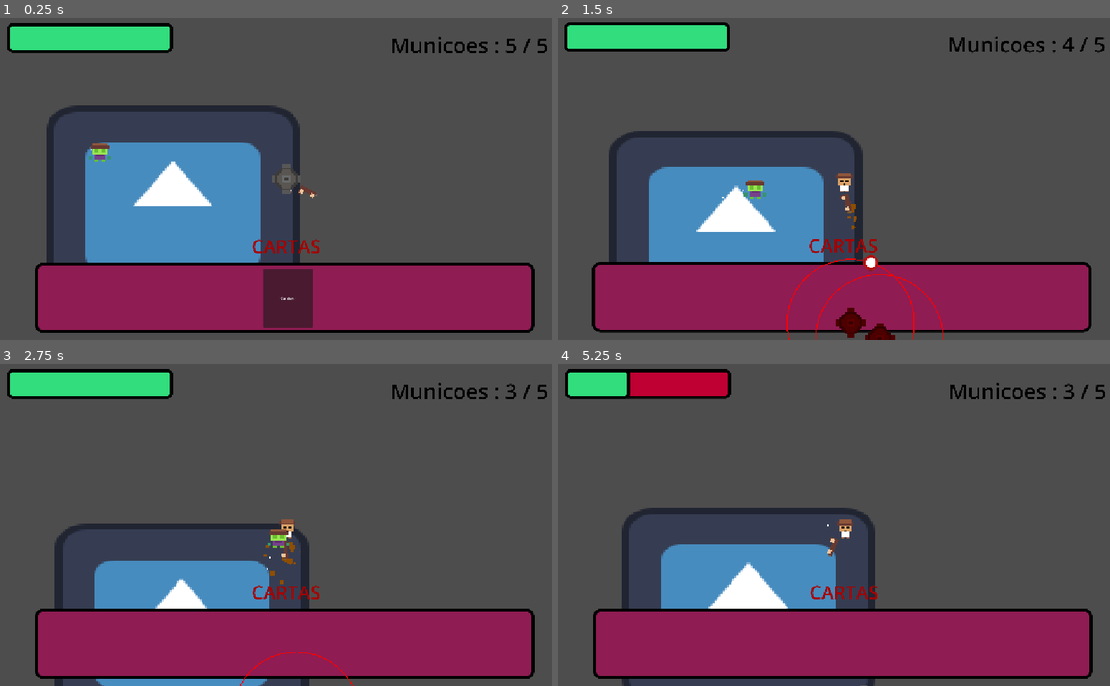
Above: before the commit, frames 1-4 (two rows, left to right).
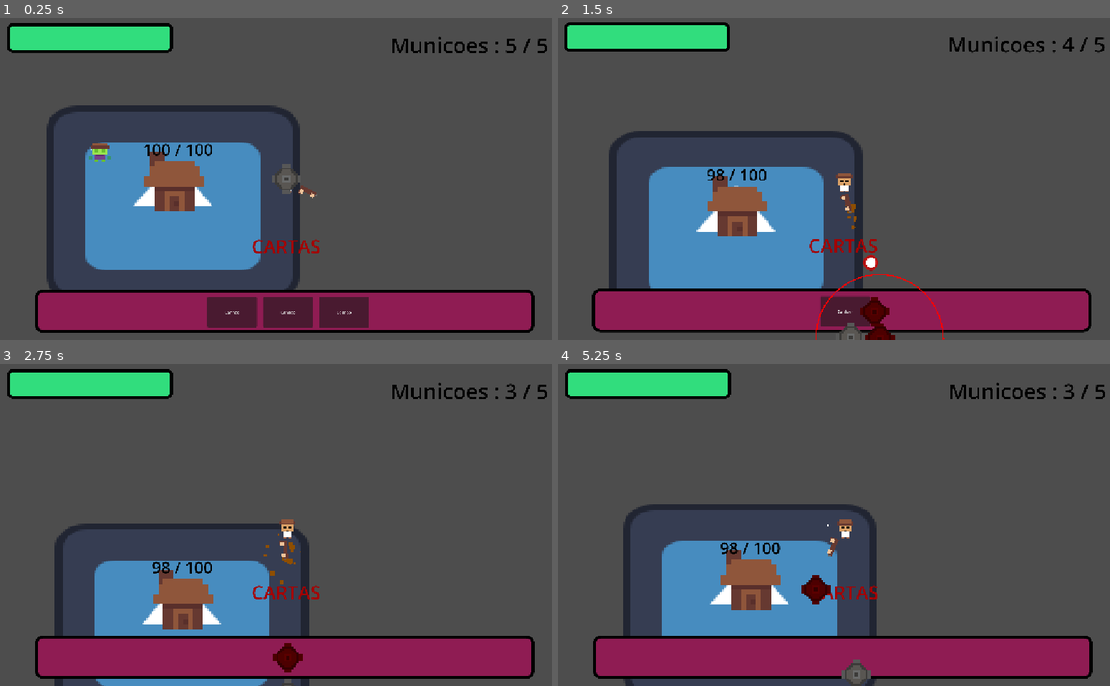
Above: after the commit, the same moments.

Repository: MaAraujooliveira/fusion-project
Game: Godot game, scene res://Tests.tscn
Two runs of this game, one before a commit and one after it. Both use one fixed random seed, a clock stepped at 60 frames per second and the inputs below. The engine's default icon, where the game draws it, is replaced by a stand-in: a white triangle on a blue panel in a dark square.
Inputs (mouse positions are in pixels of both pictures, inside the frame that each line leads up to):
- Up to frame 1 (0.25 s): no input
- Up to frame 2 (1.5 s): click "Canhao" at 0.5 s; click (872, 311) at 1.25 s, where only the run after the commit has a clickable "Canhao"
- Up to frame 3 (2.75 s): click (287, 657) at 2 s, where only the run after the commit has a clickable "Canhao"
- Up to frame 4 (5.25 s): move the mouse to (972, 508) at 2.77 s; tap A (A) at 2.85, 4.55, 5.1 s; tap D (D) at 3.05, 3.6 s; move the mouse to (729, 541) at 3.52 s; tap S (S) at 3.8, 4.35 s; move the mouse to (900, 454) at 4.27 s; tap Enter at 5 s; move the mouse to (817, 589) at 5.02 s

The runs differ from the first frame. In frame 1, 12% of the frame differs, in the area x 6-97%, y 38-97%; in frame 2, 11%; in frame 3, 10%; in frame 4, 14%, in the area x 6-97%, y 2-100%.

Commit message:
aasdasdasd

Diff:
--- /dev/null
+++ b/fusionproject/Base/Base.tscn
@@ -0,0 +1,41 @@
+[gd_scene format=3 uid="uid://cg27w1tv1poxx"]
+
+[ext_resource type="Texture2D" uid="uid://bc8gwt4a0u05c" path="res://Base/Base.png" id="1_6elwd"]
+[ext_resource type="Script" uid="uid://b23gelmi1ytdk" path="res://Base/base.gd" id="1_h44yl"]
+
+[sub_resource type="RectangleShape2D" id="RectangleShape2D_h44yl"]
+size = Vector2(100, 102)
+
+[node name="Base" type="Node2D" unique_id=1381480154]
+script = ExtResource("1_h44yl")
+
+[node name="Sprite2D" type="Sprite2D" parent="." unique_id=30089900]
+scale = Vector2(20, 20)
+texture = ExtResource("1_6elwd")
+
+[node name="StaticBody2D" type="StaticBody2D" parent="." unique_id=238222262]
+
+[node name="Area2D" type="Area2D" parent="StaticBody2D" unique_id=1235499738]
+
+[node name="CollisionShape2D2" type="CollisionShape2D" parent="StaticBody2D/Area2D" unique_id=725855776]
+position = Vector2(-3.0000005, 67)
+scale = Vector2(2.1, 2.1)
+shape = SubResource("RectangleShape2D_h44yl")
+
+[node name="CollisionShape2D" type="CollisionShape2D" parent="StaticBody2D" unique_id=1857324815]
+position = Vector2(-3, 67)
+scale = Vector2(2, 2)
+shape = SubResource("RectangleShape2D_h44yl")
+
+[node name="Label" type="Label" parent="." unique_id=1590439237]
+offset_left = -127.0
+offset_top = -133.0
+offset_right = 121.0
+offset_bottom = -43.0
+theme_override_colors/font_color = Color(0, 0, 0, 1)
+theme_override_font_sizes/font_size = 65
+text = "100/100"
+horizontal_alignment = 1
+vertical_alignment = 1
+
+[connection signal="body_entered" from="StaticBody2D/Area2D" to="." method="_on_area_2d_body_entered"]
--- /dev/null
+++ b/fusionproject/Base/base.gd
@@ -0,0 +1,17 @@
+extends Node2D
+
+@export var hp := 100
+@export var max_hp := 100
+
+func take_damage(amount):
+	hp -= amount
+	if hp <= 0:
+		get_tree().quit()
+
+func _process(delta: float) -> void:
+	$Label.text = str(hp) + " / " + str(max_hp)
+func _on_area_2d_body_entered(body: Node2D) -> void:
+	if body.is_in_group("Enemy"):
+		var enemy_stats := body.get_node("EnemyStats") as EnemyStats
+		body.queue_free()
+		take_damage(enemy_stats.damage)
--- a/fusionproject/Tests.tscn
+++ b/fusionproject/Tests.tscn
@@ -4,6 +4,7 @@
 [ext_resource type="PackedScene" uid="uid://ivjq82cpujvb" path="res://player/Player.tscn" id="2_yh4gp"]
 [ext_resource type="PackedScene" uid="uid://cf4w6qciqplv1" path="res://Enemys/Zombie/Zombie.tscn" id="3_yh4gp"]
 [ext_resource type="PackedScene" uid="uid://c1gy802n2pqsr" path="res://Torretas/Canhao/Canhao.tscn" id="4_nxocu"]
+[ext_resource type="PackedScene" uid="uid://cg27w1tv1poxx" path="res://Base/Base.tscn" id="5_4knn7"]
 
 [node name="Node" type="Node" unique_id=1475491321]
 
@@ -19,3 +20,6 @@
 
 [node name="Canhao" parent="." unique_id=1245487388 instance=ExtResource("4_nxocu")]
 position = Vector2(281, -179)
+
+[node name="Base" parent="." unique_id=1381480154 instance=ExtResource("5_4knn7")]
+position = Vector2(382, 94)
--- a/fusionproject/Torretas/Canhao/canhao.gd
+++ b/fusionproject/Torretas/Canhao/canhao.gd
@@ -41,7 +41,7 @@
 		TAU,
 		512,
 		Color.RED,
-		4
+		5
 	)
 
 func _on_area_2d_mouse_entered() -> void:
--- a/fusionproject/player/Player.tscn
+++ b/fusionproject/player/Player.tscn
@@ -126,6 +126,7 @@
 hp = 35.0
 sprite = NodePath("../Sprite2D")
 bullet_speed = 1250
+picked_qtd = 3
 
 [node name="Control" parent="." unique_id=369149832 node_paths=PackedStringArray("player", "cards", "player_stats") instance=ExtResource("6_aqcbf")]
 visible = false
@@ -155,14 +156,14 @@
 
 [node name="GraphFrame" type="GraphFrame" parent="." unique_id=1218481767]
 offset_left = -1011.0
-offset_top = 298.0
+offset_top = 405.0
 offset_right = 998.0
 offset_bottom = 620.0
 theme_override_styles/panel = SubResource("StyleBoxFlat_5qrx2")
 
 [node name="cardsManager" type="HBoxContainer" parent="." unique_id=838978963 node_paths=PackedStringArray("stats")]
 offset_left = -936.0
-offset_top = 362.0
+offset_top = 475.0
 offset_right = 951.0
 offset_bottom = 597.0
 theme_override_constants/separation = 25
--- a/fusionproject/player/player.gd
+++ b/fusionproject/player/player.gd
@@ -50,7 +50,7 @@
 	$ProgressBar.max_value = stats.max_hp
 	$ProgressBar.value = stats.hp
 
-	if Input.is_action_pressed("shoot") and weakpons.timer_arma >= weakpons.cooldown:
+	if Input.is_action_pressed("shoot") and weakpons.timer_arma >= weakpons.cooldown  and weakpons.municoes_ativas > 0:
 		var final_dir = (get_global_mouse_position() - $Sprite2D2.global_position)
 		$CPUParticles2D2.direction = -final_dir
 		$CPUParticles2D2.emitting = true
Binary file added: fusionproject/Base/Base.png
Not shown, added: fusionproject/Base/Base.png.import
Not shown, added: fusionproject/Base/base.gd.uid
